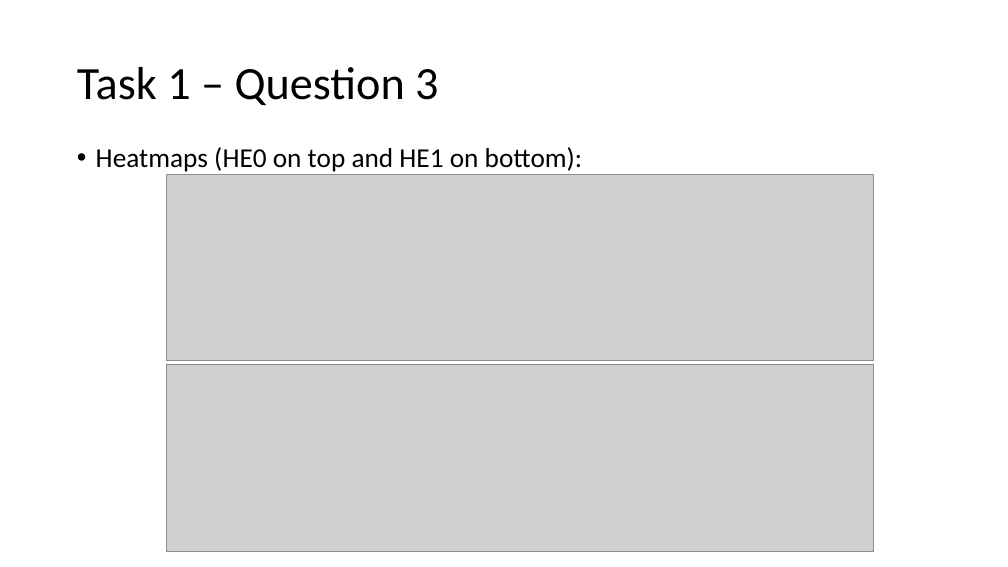
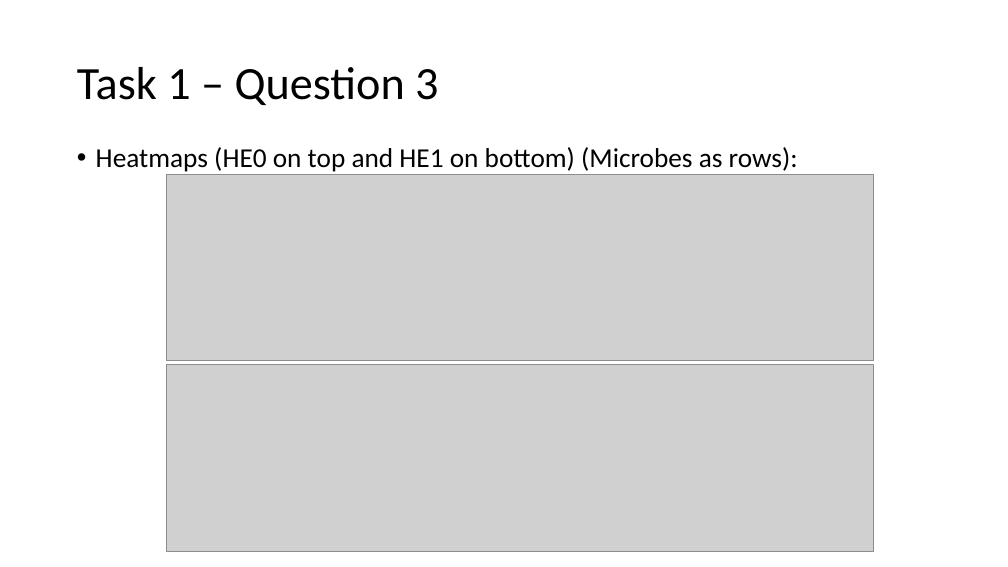
Before and after one commit to gowthamkuntumalla/Data_Analytics_for_Hepatic_Encephalopathy_MP, a slide deck: slide 7 of somani4_MP2_CP.pptx. Drawn at 1008x567 pixels with LibreOffice and Linux fonts; fonts in the diff are those of the drawing; grey boxes stand for pictures. Boxes give left, top, right and bottom in pixels: in the first picture for what was removed or moved away, otherwise in the second. Text is boxed around its words. In the diff, an @@ line names an element or a change of style, - is before the commit and + after.

```diff
--- a/somani4_MP2_CP.pptx
+++ b/somani4_MP2_CP.pptx
@@ text at [96,147,798,172]: text changed @@
-• Heatmaps (HE0 on top and HE1 on bottom):
+• Heatmaps (HE0 on top and HE1 on bottom) (Microbes as rows):
```
Also in this commit, not shown: 3 other slides changed, 3 other files.
